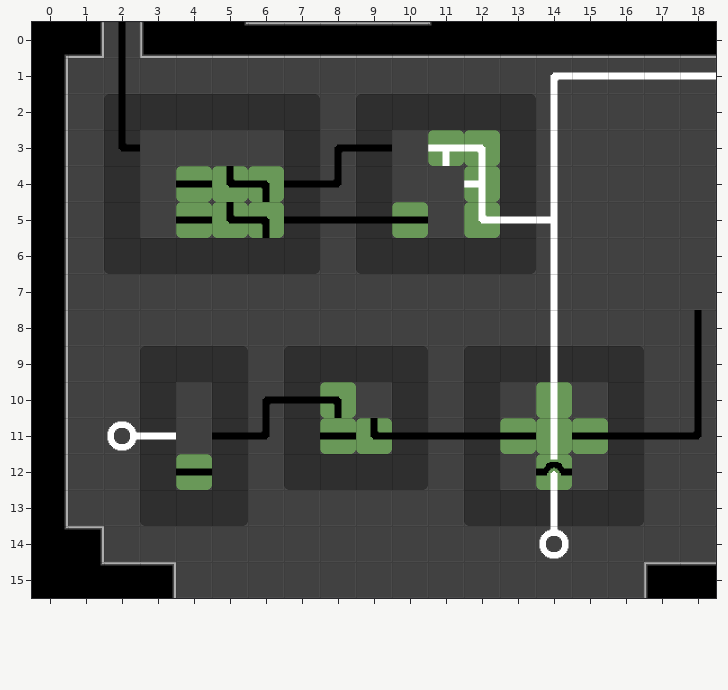
A Tiled map gets an edit: tiled-assets/map.tmx. The picture above was drawn from the file before the commit.
Cells are 64x64 px. Shown: x 0..18, y 0..15.
The same view after the edit:
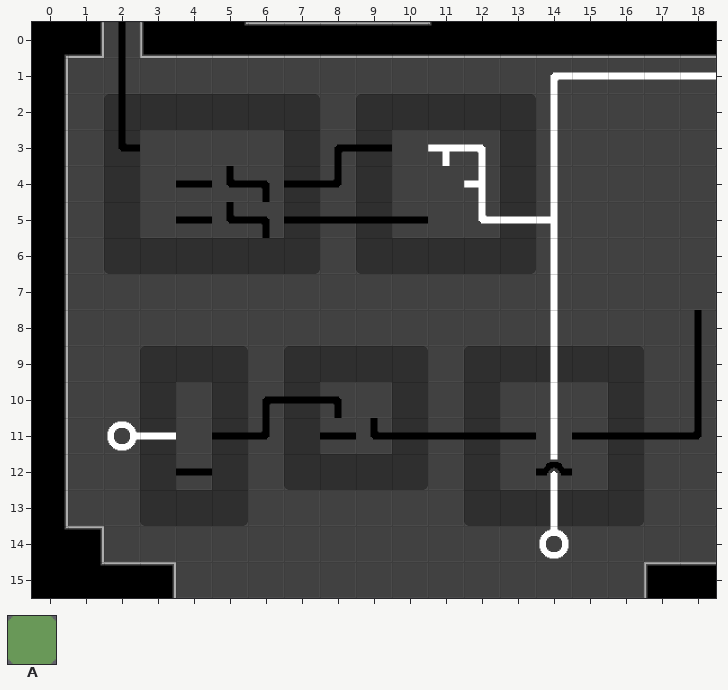
Key: from "blocks": A 97.
_ is an empty cell.
Edits made:
Layer "Blocks" (now hidden):
y 3: x 11..12 AA -> __
y 4: x 4..6 AAA -> ___; x 12 A -> _
y 5: x 4..6 AAA -> ___; x 10 A -> _; x 12 A -> _
y 10: x 8 A -> _; x 14 A -> _
y 11: x 8..9 AA -> __; x 13..15 AAA -> ___
y 12: x 4 A -> _; x 14 A -> _
Changed places in both pictures, as pixel boxes (x1, y1, x2, y2):
removed: (428, 130, 500, 238)
removed: (176, 166, 284, 238)
removed: (392, 202, 428, 238)
removed: (320, 382, 392, 454)
removed: (500, 382, 608, 490)
removed: (176, 454, 212, 490)
